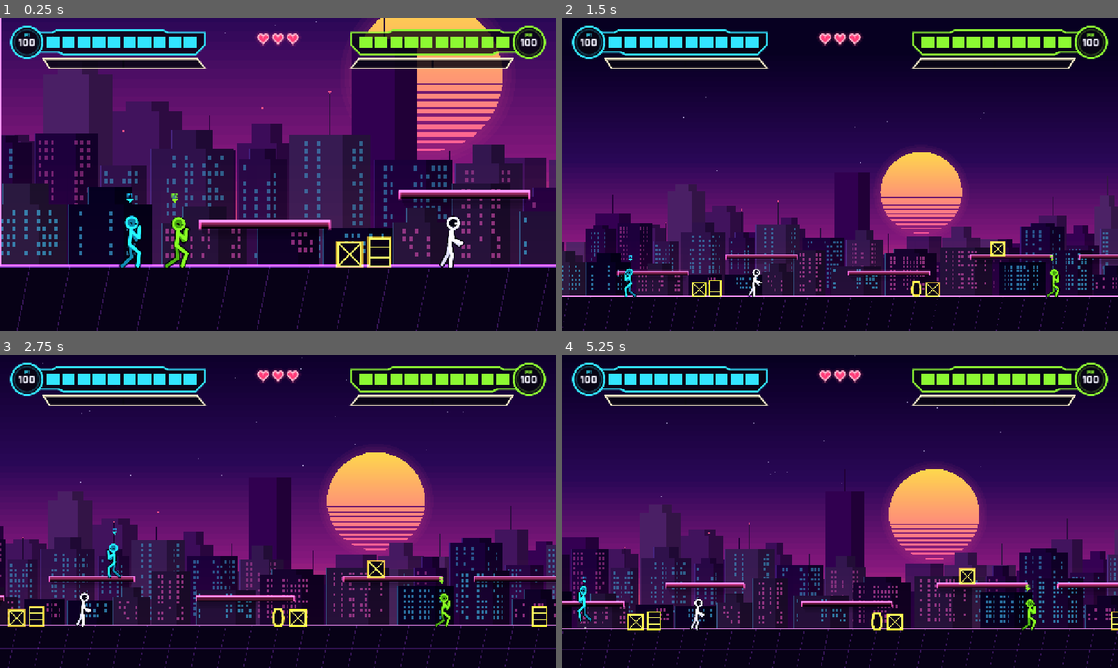
Above: before the commit, frames 1-4 (two rows, left to right).
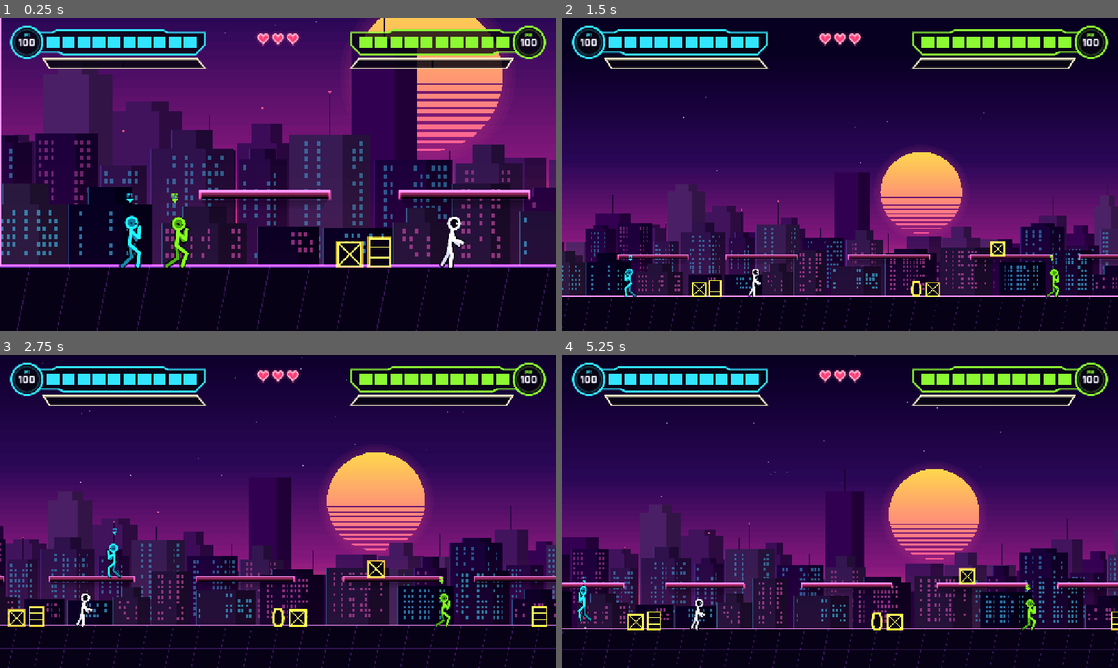
Above: after the commit, the same moments.

Repository: LaMaSi/Multiplayer-fighting-roguelike
Game: Godot game, scene res://tests/smoke_m0.tscn
The game is run twice, just before and just after one commit, with the same random seed, the same clock (stepped at 60 frames per second) and the same inputs. This scene is started directly instead of the project's main scene.
Inputs (mouse positions are in pixels of both pictures, inside the frame that each line leads up to):
- Up to frame 1 (0.25 s): no input
- Up to frame 2 (1.5 s): tap Enter at 0.5 s; move the mouse to (962, 158) at 0.52 s; hold D 0.53-1.25 s; tap F at 0.6 s; click (962, 158) at 0.67 s; tap Space at 0.77 s; drag from (728, 190) to (812, 237) at 1.27 s
- Up to frame 3 (2.75 s): move the mouse to (333, 442) at 2.02 s; hold D from 2.03 s (still down); tap H at 2.1 s
- Up to frame 4 (5.25 s): release D at 2.75 s; drag from (812, 574) to (673, 464) at 2.77 s; move the mouse to (1006, 558) at 3.52 s; hold A 3.53-4.25 s; tap V at 3.6 s; tap Space at 3.77 s; drag from (673, 464) to (756, 433) at 4.27 s; move the mouse to (867, 511) at 5.02 s; hold S from 5.03 s (still down); tap E at 5.1 s; click (867, 511) at 5.17 s

The runs differ from the first frame. In frame 1, 1.5% of the frame differs, in the area x 35-84%, y 54-74%; in frame 2, 0.9%; in frame 3, 0.8%; in frame 4, 1.1%.

Commit message:
Platforms at one high tier so every enemy (boss included) walks under; guard freed floor collider crash
Co-Authored-By: Claude Sonnet 5.5 <noreply@anthropic.com>

Diff:
--- a/scripts/fighter/fighter.gd
+++ b/scripts/fighter/fighter.gd
@@ -189,6 +189,8 @@
 	else:
 		_turn_t = 0
 		velocity.x = move_toward(velocity.x, 0.0, (FRICTION if on_floor else AIR_FRICTION) * delta)
+	if not is_instance_valid(_floor_collider):
+		_floor_collider = null  # the thing we stood on was freed (a crate broke, an enemy died)
 	if on_floor and _floor_collider is Fighter:
 		var away := signf(global_position.x - (_floor_collider as Fighter).global_position.x)
 		velocity.x = (away if away != 0.0 else float(facing)) * 160.0
@@ -286,14 +288,14 @@
 
 
 func _on_platform() -> bool:
-	if _floor_collider is CollisionObject2D:
+	if is_instance_valid(_floor_collider) and _floor_collider is CollisionObject2D:
 		return ((_floor_collider as CollisionObject2D).collision_layer & 2) != 0
 	return false
 
 
 func _start_drop() -> void:
 	var bottom: float = global_position.y + 20.0
-	if _floor_collider is Node:
+	if is_instance_valid(_floor_collider) and _floor_collider is Node:
 		bottom = (_floor_collider as Node).get_meta("bottom_y", bottom)
 	_drop_clear_y = bottom
 	_drop_t = DROP_MAX_TIME
--- a/scripts/levels/streets_level.gd
+++ b/scripts/levels/streets_level.gd
@@ -24,17 +24,17 @@
 	objective = "Clear the street and take down the boss"
 	level_w = 6800.0
 	platforms = [
-		Rect2(500, 510, 280, PLAT_H), Rect2(1000, 450, 240, PLAT_H),
-		Rect2(1900, 510, 300, PLAT_H), Rect2(2300, 450, 260, PLAT_H),
-		Rect2(3100, 510, 320, PLAT_H), Rect2(3550, 450, 260, PLAT_H),
-		Rect2(4300, 510, 300, PLAT_H), Rect2(4700, 450, 300, PLAT_H),
-		Rect2(5500, 505, 300, PLAT_H),
+		Rect2(500, 450, 280, PLAT_H), Rect2(1000, 450, 240, PLAT_H),
+		Rect2(1900, 450, 300, PLAT_H), Rect2(2300, 450, 260, PLAT_H),
+		Rect2(3100, 450, 320, PLAT_H), Rect2(3550, 450, 260, PLAT_H),
+		Rect2(4300, 450, 300, PLAT_H), Rect2(4700, 450, 300, PLAT_H),
+		Rect2(5500, 450, 300, PLAT_H),
 	]
 	props_spec = [
-		[420, "crate"], [510, "crate"], [620, "barrel", 510], [1100, "vase", 450], [1500, "barrel"], [1560, "crate"],
-		[2000, "crate", 510], [2400, "barrel", 450], [2750, "vase"], [2800, "crate"],
-		[3200, "barrel", 510], [3650, "crate", 450], [3950, "barrel"], [4000, "vase"],
-		[4400, "crate", 510], [4800, "barrel", 450], [5200, "crate"], [5250, "vase"], [5600, "barrel", 505], [5900, "crate"],
+		[420, "crate"], [510, "crate"], [620, "barrel", 450], [1100, "vase", 450], [1500, "barrel"], [1560, "crate"],
+		[2000, "crate", 450], [2400, "barrel", 450], [2750, "vase"], [2800, "crate"],
+		[3200, "barrel", 450], [3650, "crate", 450], [3950, "barrel"], [4000, "vase"],
+		[4400, "crate", 450], [4800, "barrel", 450], [5200, "crate"], [5250, "vase"], [5600, "barrel", 450], [5900, "crate"],
 	]
 	encounters = [
 		{"x": 1300.0, "waves": [[["thug", 2]], [["thug", 1], ["thrower", 1]]]},
@@ -62,7 +62,7 @@
 	var n_plat := int(level_w / 720.0)
 	for i in n_plat:
 		var x := 420.0 + i * 720.0 + rng.randf_range(-70.0, 70.0)
-		var y := 510.0 if rng.randf() < 0.55 else 450.0  # jump apex is ~168px: top platforms must stay within reach
+		var y := 450.0  # one tier: the underside (y=466) must clear the tallest walker (boss, ~129px) and the top stays within the ~168px jump apex
 		platforms.append(Rect2(x, y, rng.randf_range(250.0, 320.0), PLAT_H))
 
 	# containers
--- a/scripts/levels/training_level.gd
+++ b/scripts/levels/training_level.gd
@@ -7,7 +7,7 @@
 	level_name = "Training Room"
 	level_w = 3200.0
 	platforms = [
-		Rect2(400, 510, 260, PLAT_H), Rect2(800, 450, 260, PLAT_H), Rect2(1250, 510, 300, PLAT_H),
+		Rect2(400, 450, 260, PLAT_H), Rect2(800, 450, 260, PLAT_H), Rect2(1250, 450, 300, PLAT_H),
 		Rect2(1700, 450, 300, PLAT_H), Rect2(2100, 450, 320, PLAT_H), Rect2(2600, 450, 260, PLAT_H),
 	]
 	props_spec = [[700, "crate"], [760, "barrel"], [1500, "vase"], [1560, "crate"], [2300, "barrel"], [1800, "crate", 450]]
--- a/tests/smoke_m0.gd
+++ b/tests/smoke_m0.gd
@@ -100,7 +100,7 @@
 	await frames(60)
 	p1.script_set(Vector2.ZERO)
 	await frames(30)
-	check(f1.is_on_floor() and absf(f1.global_position.y - 510.0) < 3.0, "lands on platform top (y=%.1f)" % f1.global_position.y)
+	check(f1.is_on_floor() and absf(f1.global_position.y - 450.0) < 3.0, "lands on platform top (y=%.1f)" % f1.global_position.y)
 
 	print("[platform: drop through]")
 	p1.script_set(Vector2(0, 1), [A])
@@ -150,6 +150,10 @@
 		for r: Rect2 in lv.platforms:
 			w2 = maxf(w2, 600.0 - r.position.y)
 		check(w2 <= rise - 8.0, "%s: highest platform %.0f px up" % [sc, w2])
+		var low := 999.0
+		for r: Rect2 in lv.platforms:
+			low = minf(low, 600.0 - r.end.y)
+		check(low >= 132.0, "%s: walkers fit under every platform (gap %.0f px, boss is ~129)" % [sc, low])
 		lv.free()
 
 	print("[double jump]")
